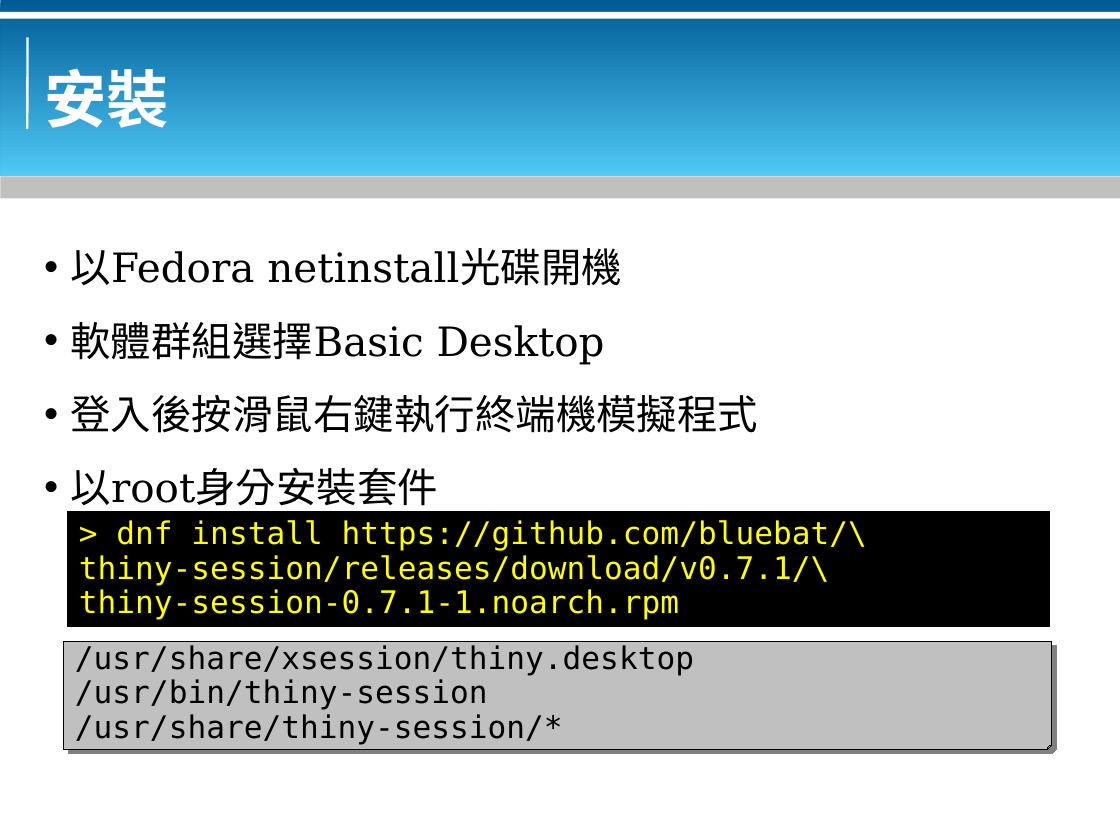
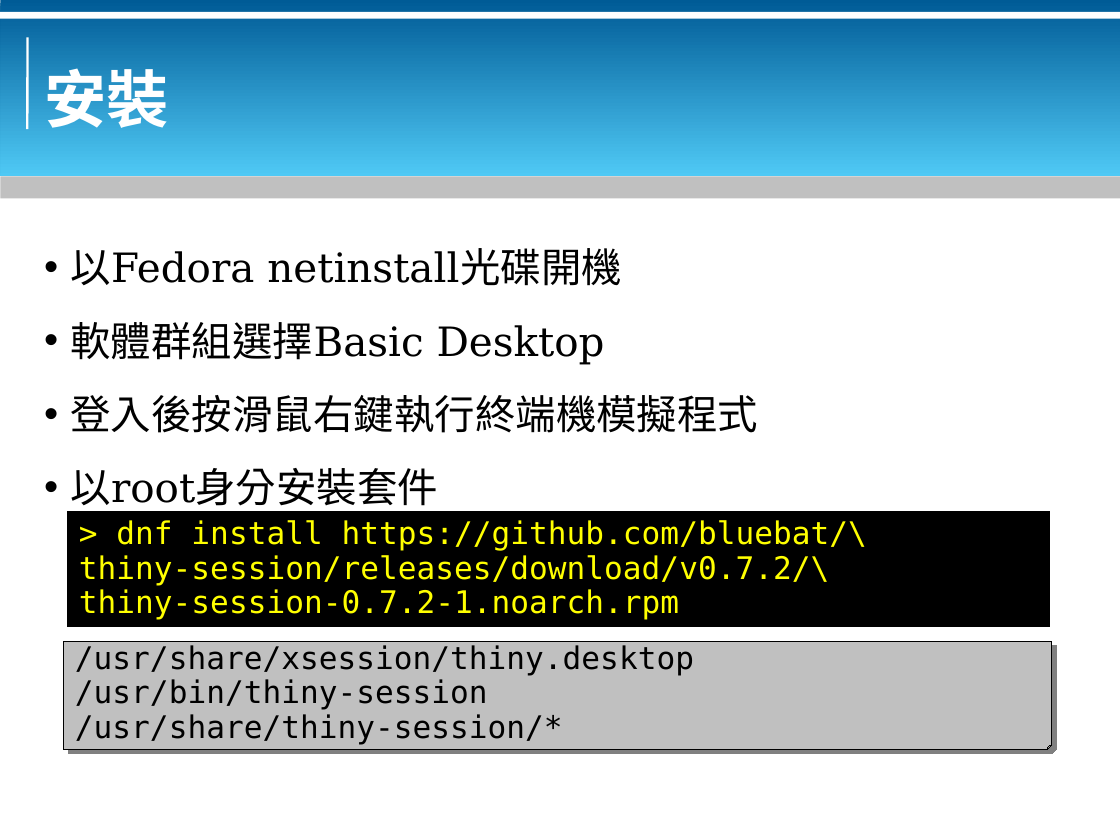
Before and after one commit to bluebat/.presentations, a slide deck: slide 4 of a-thin-and-tiny-session-for-x-window.odp. Drawn at 1120x840 pixels with LibreOffice and Linux fonts; fonts in the diff are those of the drawing; background and template pictures are left out. Boxes give left, top, right and bottom in pixels: in the first picture for what was removed or moved away, otherwise in the second. Text is boxed around its words. In the diff, an @@ line names an element or a change of style, - is before the commit and + after.

```diff
--- a/a-thin-and-tiny-session-for-x-window.odp
+++ b/a-thin-and-tiny-session-for-x-window.odp
@@ text in rectangle at [79,555,829,620]: text changed @@
-thiny-session/releases/download/v0.7.1/\
-thiny-session-0.7.1-1.noarch.rpm
+thiny-session/releases/download/v0.7.2/\
+thiny-session-0.7.2-1.noarch.rpm
```
Also in this commit, not shown: 3 other files.
